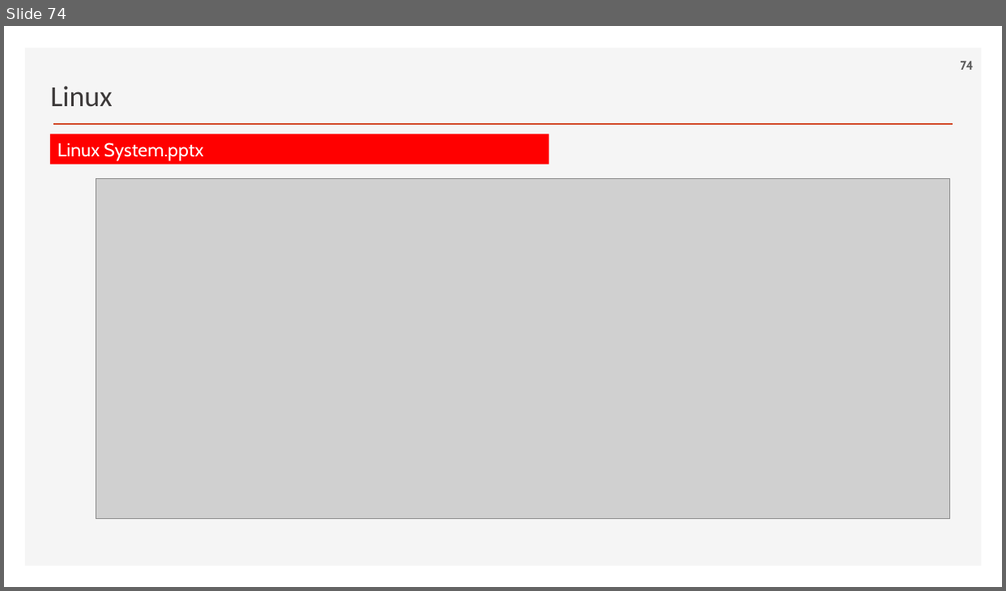
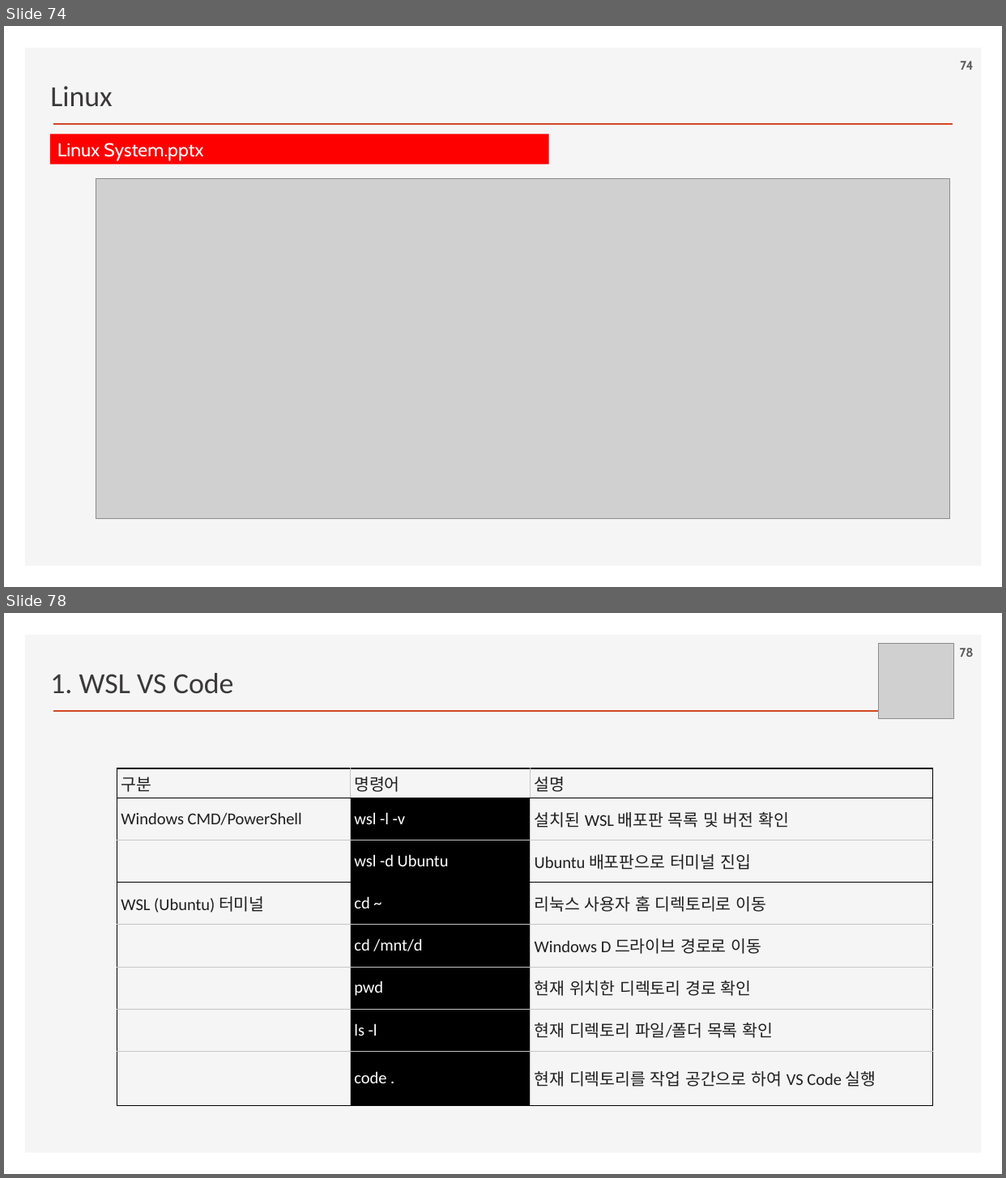
Before and after one commit to ancestor9/2026_Fall_AI-Workflow, a slide deck: PPTs/00_App Deployment.pptx. Shown one above the other, each under a label of ours: slide 74 before the commit, slides 74 and 78 after it; the slides between them are not shown. The pictures are 1006x591 and 1006x1178 pixels, drawn with LibreOffice and Linux fonts; fonts in the diff are those of the drawing; grey boxes stand for pictures; background and template pictures are left out. Boxes give left, top, right and bottom in pixels: in the first picture for what was removed or moved away, otherwise in the second. Text is boxed around its words. In the diff, an @@ line names an element or a change of style, - is before the commit and + after.

```diff
--- a/PPTs/00_App Deployment.pptx
+++ b/PPTs/00_App Deployment.pptx
@@ slide 78 added at box(4, 613, 1002, 1174), background #FFFFFF; not listed: 2 template elements that a slide beside it also shows @@
@@ picture added at box(879, 644, 954, 718) @@
@@ page number added at box(960, 648, 974, 657), 12 pt, text #595959, bold @@
+78
@@ text added at box(50, 673, 234, 694), 28 pt, text #3B3838 @@
+1. WSL VS Code
@@ table added at box(117, 769, 934, 1102), 8 rows, 3 columns @@
+구분 | 명령어 | 설명
+Windows CMD/PowerShell | wsl -l -v | 설치된 WSL 배포판 목록 및 버전 확인
+ | wsl -d Ubuntu | Ubuntu 배포판으로 터미널 진입
+WSL (Ubuntu) 터미널 | cd ~ | 리눅스 사용자 홈 디렉토리로 이동
+ | cd /mnt/d | Windows D 드라이브 경로로 이동
+ | pwd | 현재 위치한 디렉토리 경로 확인
+ | ls -l | 현재 디렉토리 파일/폴더 목록 확인
+ | code . | 현재 디렉토리를 작업 공간으로 하여 VS Code 실행
```
Also in this commit, not shown: 4 other slides added.
